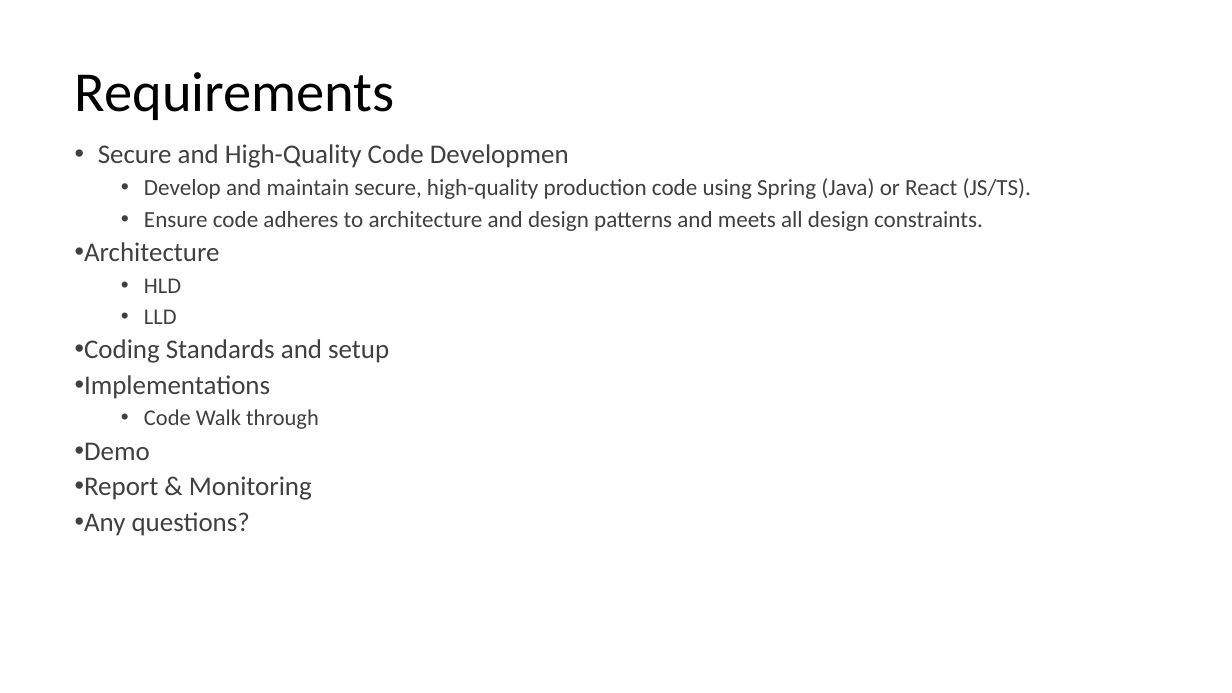
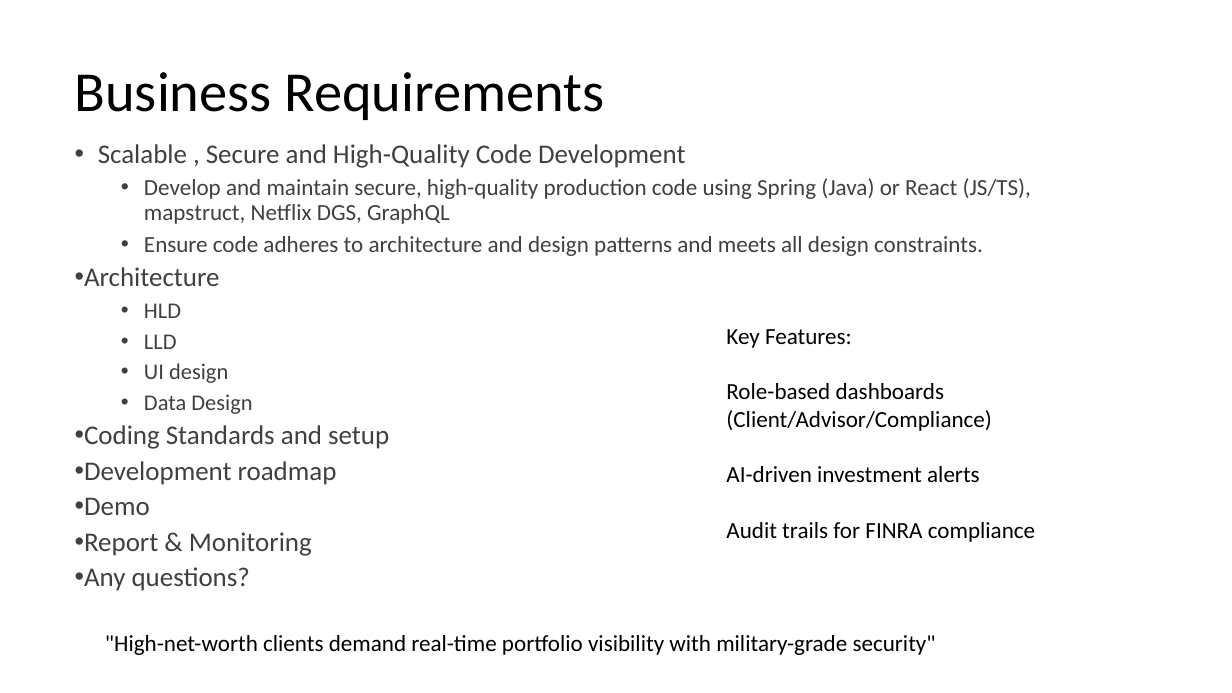
Before and after one commit to girish-thetechieguy/wealth-management-platform, a slide deck: slide 3 of jpm-wm-project-execution/2_Design/JPM_presentation.pptx (slide 2 before the commit). Drawn at 1232x693 pixels with LibreOffice and Linux fonts; fonts in the diff are those of the drawing. Boxes give left, top, right and bottom in pixels: in the first picture for what was removed or moved away, otherwise in the second. Text is boxed around its words. In the diff, an @@ line names an element or a change of style, - is before the commit and + after.

Commit message:
UI design is updated by removing redandant files

```diff
--- a/jpm-wm-project-execution/2_Design/JPM_presentation.pptx
+++ b/jpm-wm-project-execution/2_Design/JPM_presentation.pptx
@@ title at (75,72,605,120): text changed @@
-Requirements
+Business Requirements
@@ text at (98,144,1031,224): text changed @@
-• Secure and High-Quality Code Developmen
-  • Develop and maintain secure, high-quality production code using Spring (Java) or React (JS/TS).
+• Scalable , Secure and High-Quality Code Development
+  • Develop and maintain secure, high-quality production code using Spring (Java) or React (JS/TS), mapstruct, Netflix DGS, GraphQL
@@ text added at (726,329,1035,542), 18 pt, text #000000 @@
+Key Features:
+Role-based dashboards (Client/Advisor/Compliance)
+AI-driven investment alerts
+Audit trails for FINRA compliance
@@ text at (144,363,252,414): paragraphs added @@
+  • UI design
+  • Data Design
@@ text at (84,461,337,485): text changed @@
-  • Implementations
-  • Code Walk through
+  • Development roadmap
@@ text added at (105,635,936,655), 18 pt, text #000000 @@
+"High-net-worth clients demand real-time portfolio visibility with military-grade security"
```
Also in this commit, not shown: 1 other slide changed, 6 slides added, 4 slides removed, 39 other files.
